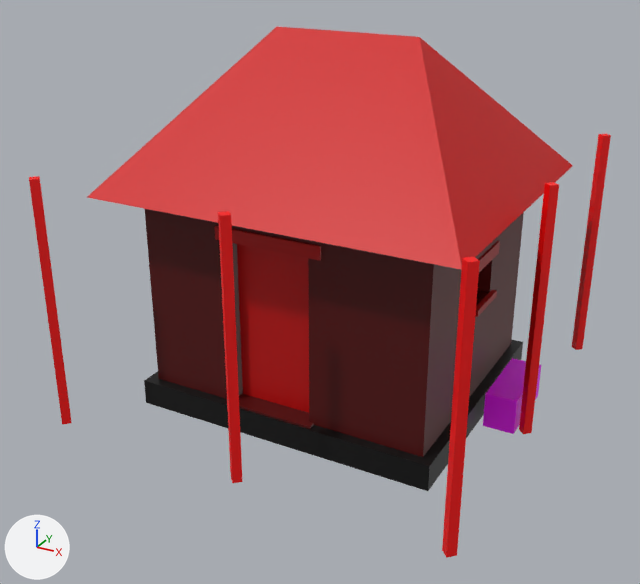
The glTF model game/models/common_housing_1_lod1.glb: old version first, new version second.
Camera for both pictures: a 50 mm camera at (2.84, -4.57, 2.27) aimed at (0.97, -1.17, 0.57). The lights are fixed; the arrows at lower left show +X, +Y and +Z. The picture after the commit comes second. Vertices at exactly the same position are counted once.

Names of what the first picture shows: 'common_housing_1_lod1'.
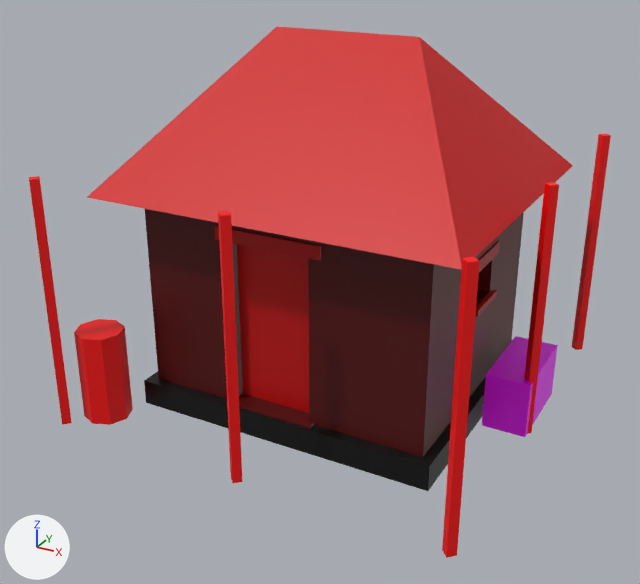
Boxes [x1, y1, x2, y2] around the edits, measured in the pictures (640 x 584 px):
part 1 of me_common_housing_1_lod1, added (purple): after [482, 336, 557, 437]
part 2 of me_common_housing_1_lod1, added (red): after [74, 319, 133, 425]
part 3 of me_common_housing_1_lod1, deleted (purple): before [483, 358, 541, 434]

Patch to the scene script:
```diff
--- a/game/models/common_housing_1_lod1.glb.py
+++ b/game/models/common_housing_1_lod1.glb.py
@@ me_common_housing_1_lod1 @@
 # used by ob_common_housing_1_lod1; location = (0.0, 0.0, 0.0)
-me_common_housing_1_lod1.from_pydata(...)  # 186 vertices, 306 faces; spans x 0.0..2.0, y -2.0..0.0, z 0.0..1.75
+me_common_housing_1_lod1.from_pydata(...)  # 202 vertices, 334 faces; spans x 0.0..2.0, y -2.0..0.0, z 0.0..1.75
+# me_common_housing_1_lod1 part 1: a new loose piece, a box spanning x 1.77..1.99, y -1.05..-0.6, z 0.0..0.28, in mat_defaultmaterial
+# me_common_housing_1_lod1 part 2: a new loose piece, an 8-sided cylinder along z spanning x 0.04..0.26, y -1.92..-1.7, z 0.0..0.45, in mat_defaultmaterial
+# me_common_housing_1_lod1 part 3: the loose piece of 8 vertices spanning x 1.78..1.93, y -1.05..-0.65, z 0.0..0.17 is deleted
 me_common_housing_1_lod1.materials.append(mat_defaultmaterial)
```
